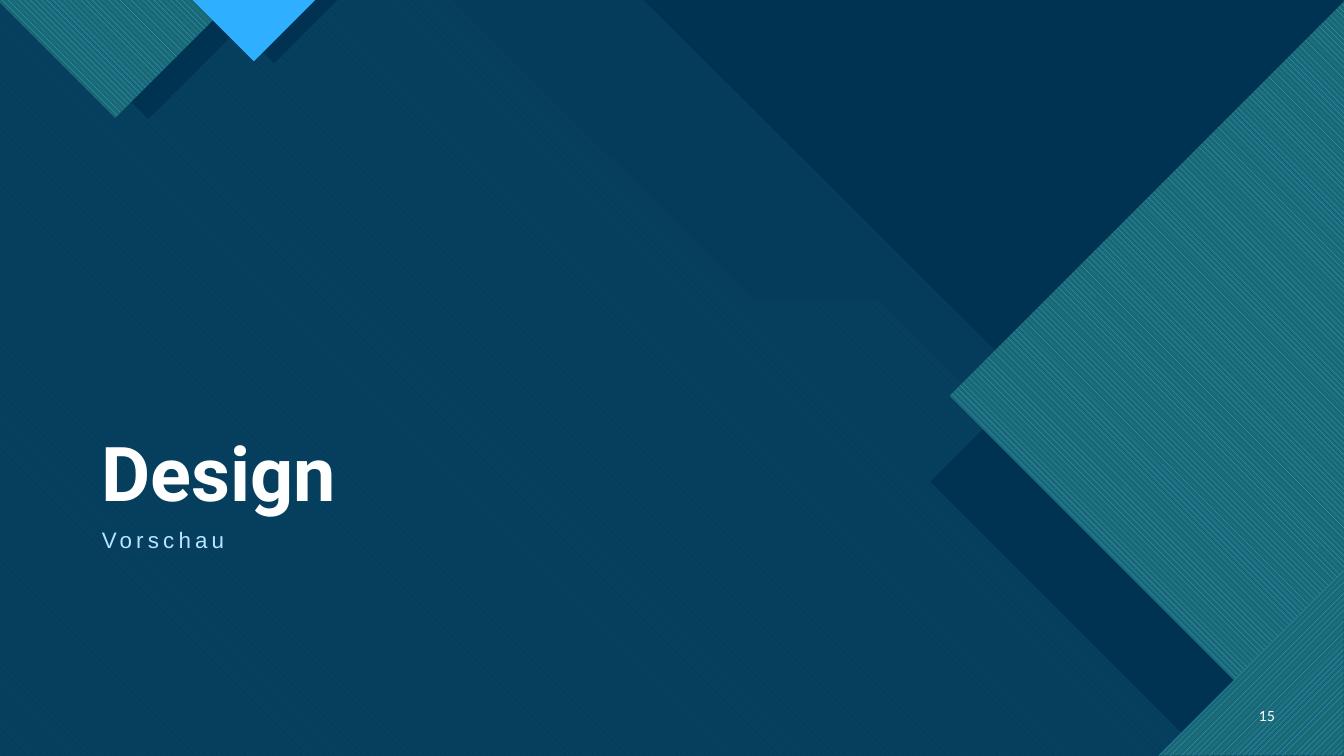
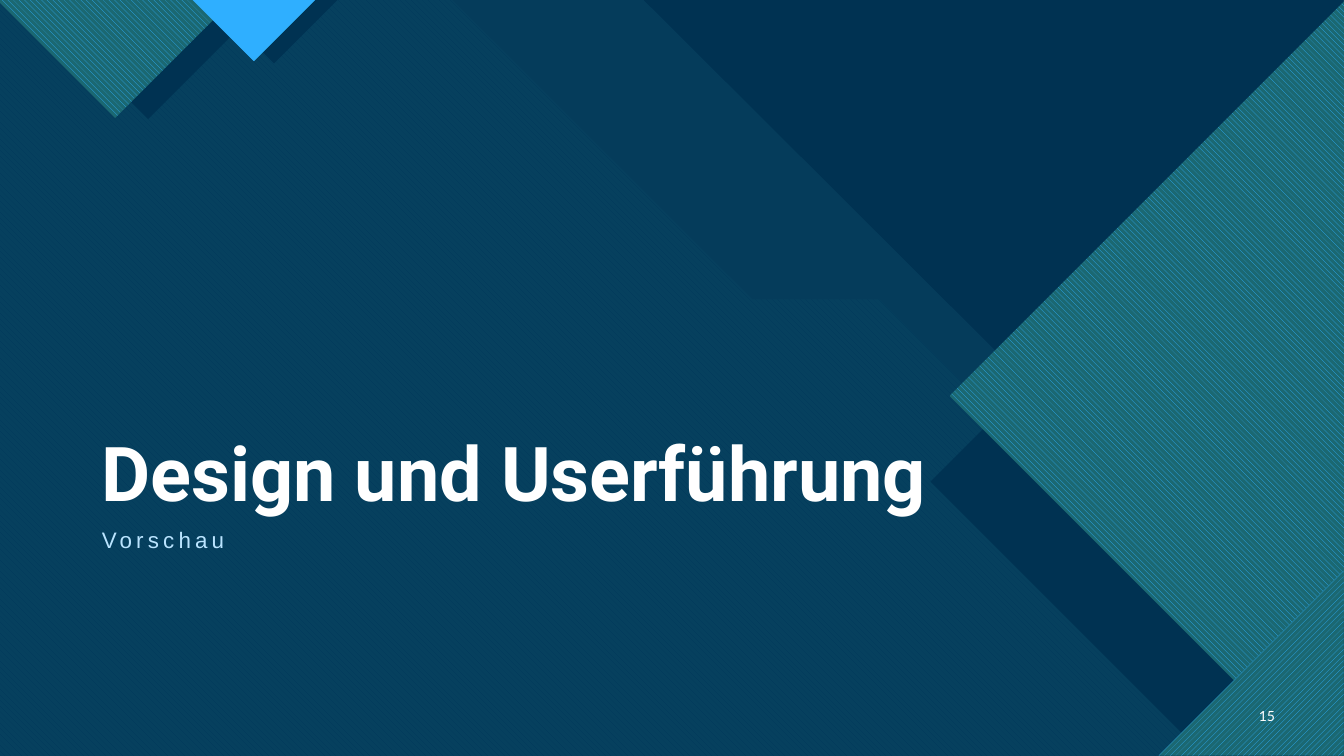
Before and after one commit to TietoLP/IU-Kochbuch, a slide deck: slide 15 of Fallstudie_Kochbuch.pptx. Drawn at 1344x756 pixels with LibreOffice and Linux fonts; fonts in the diff are those of the drawing. Boxes give left, top, right and bottom in pixels: in the first picture for what was removed or moved away, otherwise in the second. Text is boxed around its words. In the diff, an @@ line names an element or a change of style, - is before the commit and + after.

```diff
--- a/Fallstudie_Kochbuch.pptx
+++ b/Fallstudie_Kochbuch.pptx
@@ title at <box>102,443,926,517</box>: text changed @@
-Design
+Design und Userführung
```
Also in this commit, not shown: 4 other slides changed, 1 slide added.
